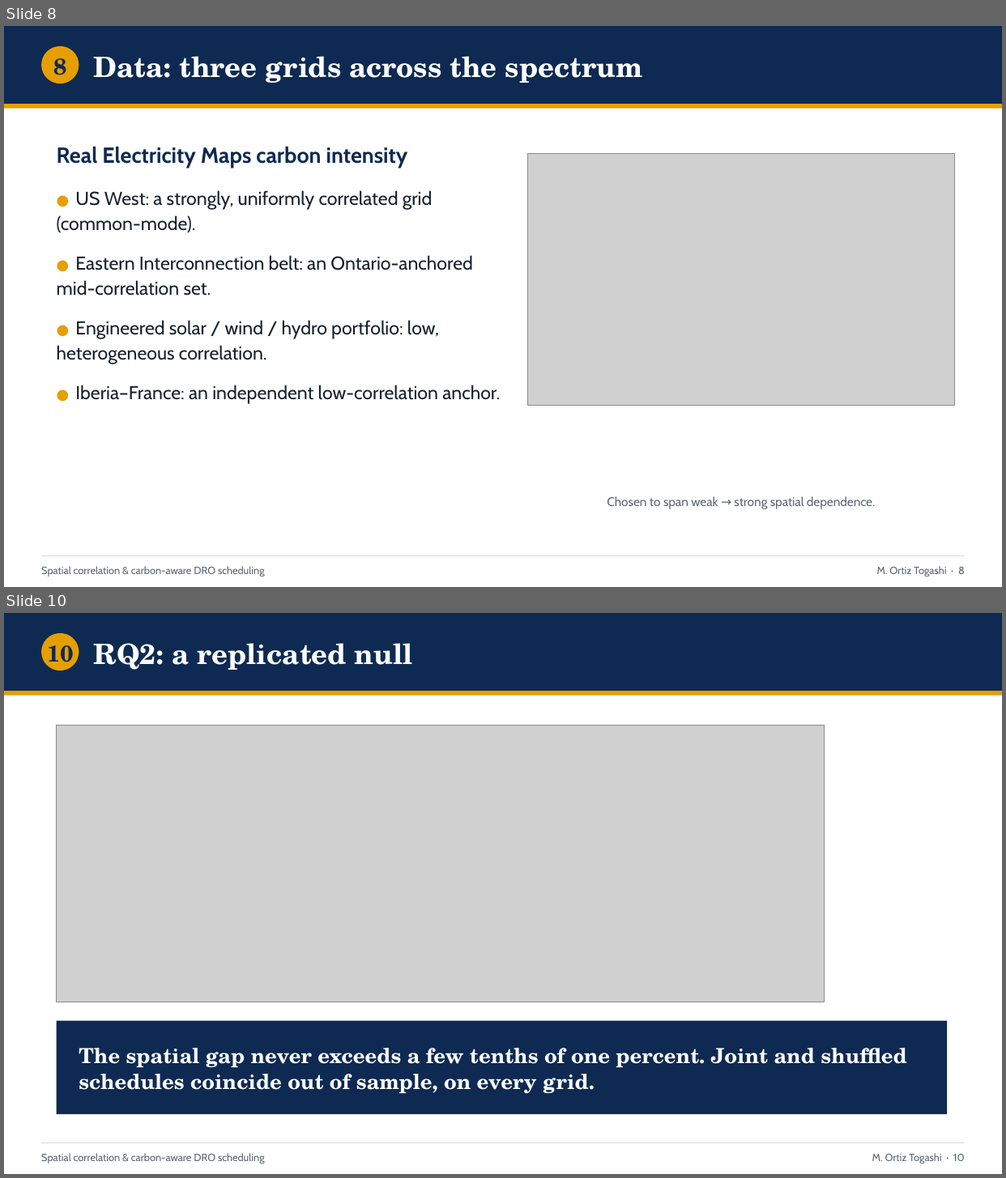
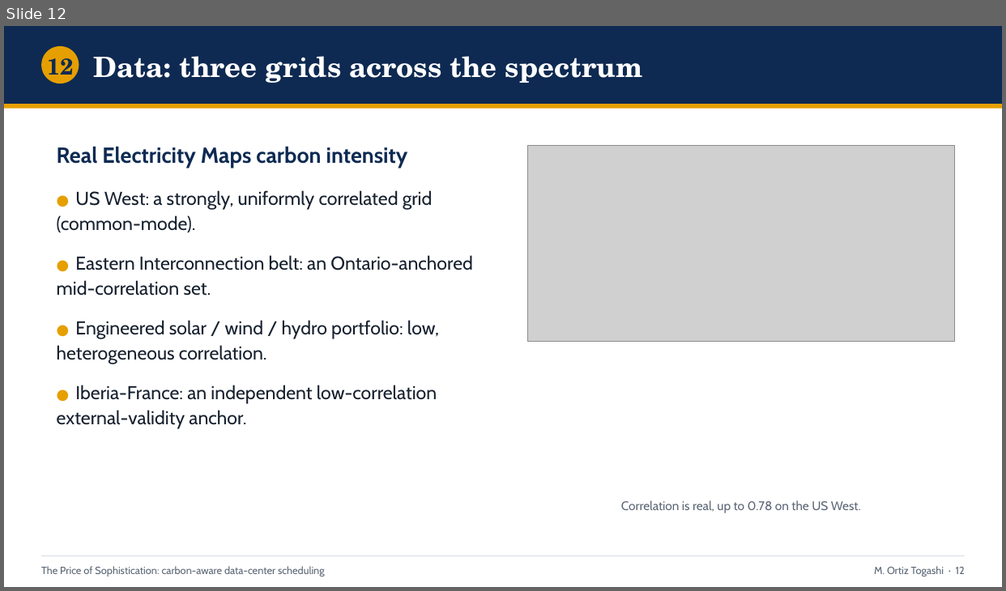
Before and after one commit to ma731/Capstone-in-Operations-Research, a slide deck: deck/capstone_defense.pptx. Shown one above the other, each under a label of ours: slides 8 and 10 before the commit, slide 12 after it; the slides between them are not shown. The pictures are 1006x1178 and 1006x591 pixels, drawn with LibreOffice and Linux fonts; fonts in the diff are those of the drawing; grey boxes stand for pictures. Boxes give left, top, right and bottom in pixels: in the first picture for what was removed or moved away, otherwise in the second. Text is boxed around its words. In the diff, an @@ line names an element or a change of style, - is before the commit and + after.

Commit message:
Pivot to value-first framing; correct transfer-lever savings to verified numbers
Reframe from null-result to "The Price of Sophistication": lead with the
day-ahead migration scheduler (the spatial transfer lever), demote the
spatial-correlation null to a screening rule (RQ2), recast the DRO as
day-ahead forecast-error hedging, and move the copula to an appendix.

Integrity fix: the transfer-lever headline (4.7-10.1% / "8-11 pts") was an
unverified placeholder that conflated two metrics. Ran
scripts/run_part3_transfer_value.py (committed snapshot) and corrected every
artifact to the real out-of-sample CVaR_0.95 reduction over the Phi=0
baseline: 4.0-9.9% (Western 4.0%, Eastern 9.9%, Diversified 9.0%).

- capstone_thesis.tex (28pp body) and full_thesis.tex (57pp): value-first
  restructure, copula demoted to app:copula, number correction
- build_deck.py / poster build_v23.js: deck (18 slides) and poster rebuilt
- plot_part3.py: real savings; crossover marker moved to M*~3

```diff
--- a/deck/capstone_defense.pptx
+++ b/deck/capstone_defense.pptx
@@ slide 10 removed at [4,613,1002,1174], background #FFFFFF @@
@@ rectangle removed at [4,613,1002,691] @@
@@ ellipse removed at [41,633,79,671] @@
@@ text removed at [47,645,73,670] @@
-10
@@ text removed at [94,643,413,670] @@
-RQ2: a replicated null
@@ rectangle removed at [4,691,1002,696] @@
@@ picture removed at [57,726,825,1003] @@
@@ rectangle removed at [57,1021,948,1114] @@
@@ text removed at [79,1048,906,1094] @@
-The spatial gap never exceeds a few tenths of one percent. Joint and shuffled schedules coincide out of sample, on every grid.
@@ rectangle removed at [41,1143,965,1144] @@
@@ text removed at [41,1153,265,1164] @@
-Spatial correlation & carbon-aware DRO scheduling
@@ text removed at [872,1153,965,1164] @@
-M. Ortiz Togashi · 10
@@ what was slide 8 is now slide 12 @@
@@ slide 12 changed as well @@
@@ text at [47,58,73,83]: text changed @@
-8
+12
@@ picture: place and size @@
-picture at [528,153,955,407]
+picture at [528,146,955,342]
@@ text at [57,385,437,429]: text changed @@
-● Iberia–France: an independent low-correlation anchor.
+● Iberia-France: an independent low-correlation external-validity anchor.
@@ text at [621,501,861,514]: text changed @@
-Chosen to span weak → strong spatial dependence.
+Correlation is real, up to 0.78 on the US West.
@@ text at [41,566,325,577]: text changed @@
-Spatial correlation & carbon-aware DRO scheduling
+The Price of Sophistication: carbon-aware data-center scheduling
@@ text at [874,566,965,577]: text changed @@
-M. Ortiz Togashi · 8
+M. Ortiz Togashi · 12
```
Also in this commit, not shown: 8 other slides changed, 9 slides added, 8 other slides removed, 42 other files.
